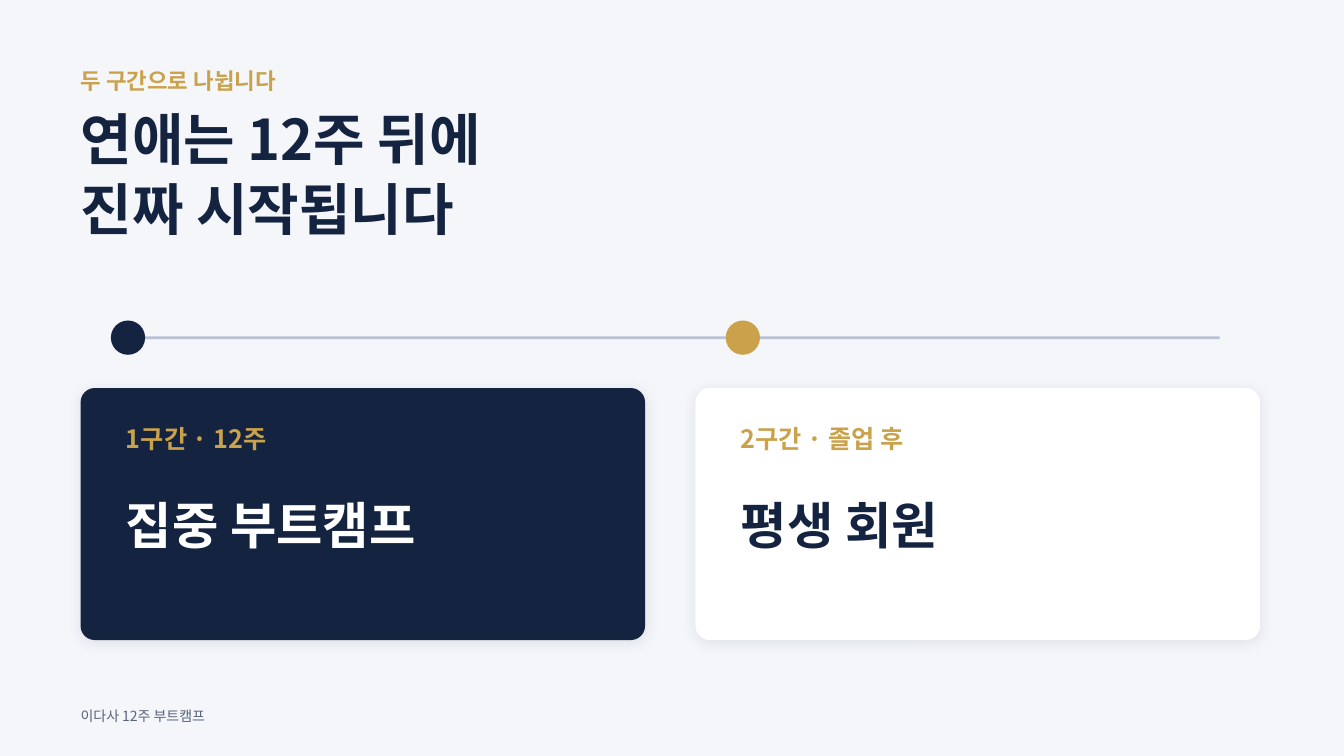
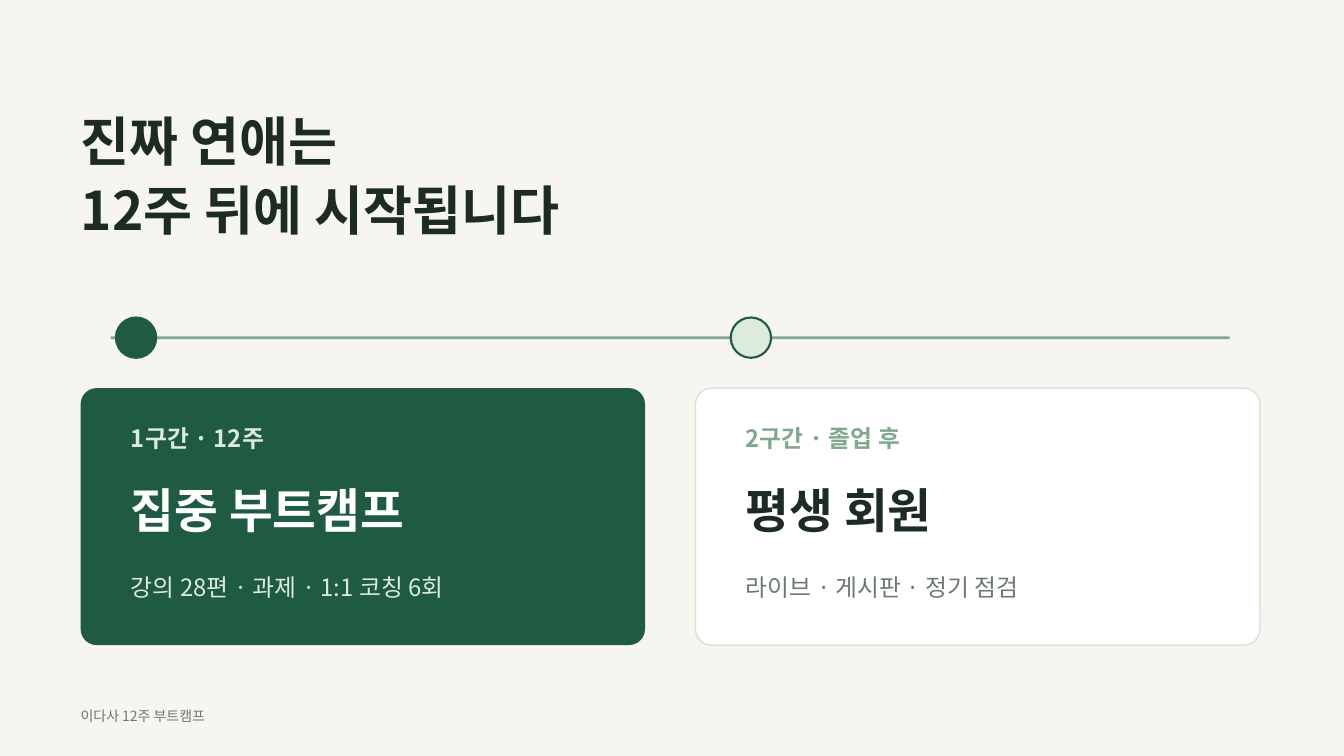
Before and after one commit to wnsgh55811-boop/speed, a slide deck: slide 24 of idasa-ot/이다사_12주부트캠프_OT.pptx (slide 16 before the commit). Drawn at 1344x756 pixels with LibreOffice and Linux fonts; fonts in the diff are those of the drawing. Boxes give left, top, right and bottom in pixels: in the first picture for what was removed or moved away, otherwise in the second. Text is boxed around its words. In the diff, an @@ line names an element or a change of style, - is before the commit and + after.

```diff
--- a/idasa-ot/이다사_12주부트캠프_OT.pptx
+++ b/idasa-ot/이다사_12주부트캠프_OT.pptx
@@ background #F4F6FA to #F7F5EF @@
@@ text removed at (81,70,275,91) @@
-두 구간으로 나뉩니다
@@ title at (81,116,560,235): text changed; size 40 to 38 pt; text colour #142340 to #1C2B23 @@
-연애는 12주 뒤에
-진짜 시작됩니다
+진짜 연애는
+12주 뒤에 시작됩니다
@@ ellipse: place and size @@
-ellipse at (111,321,145,355)
+ellipse at (116,318,156,358)
@@ ellipse at (116,318,156,358): fill #142340 to #1F5A43; outline none to #1F5A43 1.5 pt @@
@@ ellipse: place and size @@
-ellipse at (726,321,760,355)
+ellipse at (731,318,771,358)
@@ ellipse at (731,318,771,358): fill #C9A24B to #DCEBDD; outline none to #1F5A43 1.5 pt @@
@@ line moved from (121, 338) - (1220, 338) to (111, 338) - (1230, 338) @@
@@ line (111, 338) - (1230, 338): stroke #B8C2D4 2 pt to #7FA88E 2 pt @@
@@ rounded rectangle: place and size @@
-rounded rectangle at (81,388,645,640)
+rounded rectangle at (81,388,645,645)
@@ rounded rectangle at (81,388,645,645): fill #142340 to #1F5A43; shadow off; proportions changed @@
@@ rounded rectangle: place and size @@
-rounded rectangle at (696,388,1260,640)
+rounded rectangle at (696,388,1260,645)
@@ rounded rectangle at (696,388,1260,645): outline none to #D8E2D6 1 pt; shadow off; proportions changed @@
@@ text "1구간 · 12주" at (131,427,264,449): size 18 to 17 pt, text colour #C9A24B to #DCEBDD; vertical alignment top to middle @@
@@ text "2구간 · 졸업 후" at (746,427,900,449): size 18 to 17 pt, text colour #C9A24B to #7FA88E; vertical alignment top to middle @@
@@ text "집중 부트캠프": place and size @@
-text "집중 부트캠프" at (126,501,415,549)
+text "집중 부트캠프" at (131,488,404,533)
@@ text "집중 부트캠프" at (131,488,404,533): size 36 to 34 pt @@
@@ text "평생 회원": place and size @@
-text "평생 회원" at (741,501,938,549)
+text "평생 회원" at (746,488,932,533)
@@ text "평생 회원" at (746,488,932,533): size 36 to 34 pt, text colour #142340 to #1C2B23 @@
@@ text added at (131,576,443,598), 17 pt, text #DCEBDD @@
+강의 28편 · 과제 · 1:1 코칭 6회
@@ text added at (746,576,1019,598), 17 pt, text #6B7A71 @@
+라이브 · 게시판 · 정기 점검
@@ text "이다사 12주 부트캠프" at (81,709,205,722): text colour #586379 to #6B7A71 @@
```
Also in this commit, not shown: 16 other slides changed, 14 slides added, 6 slides removed, 3 other files.
